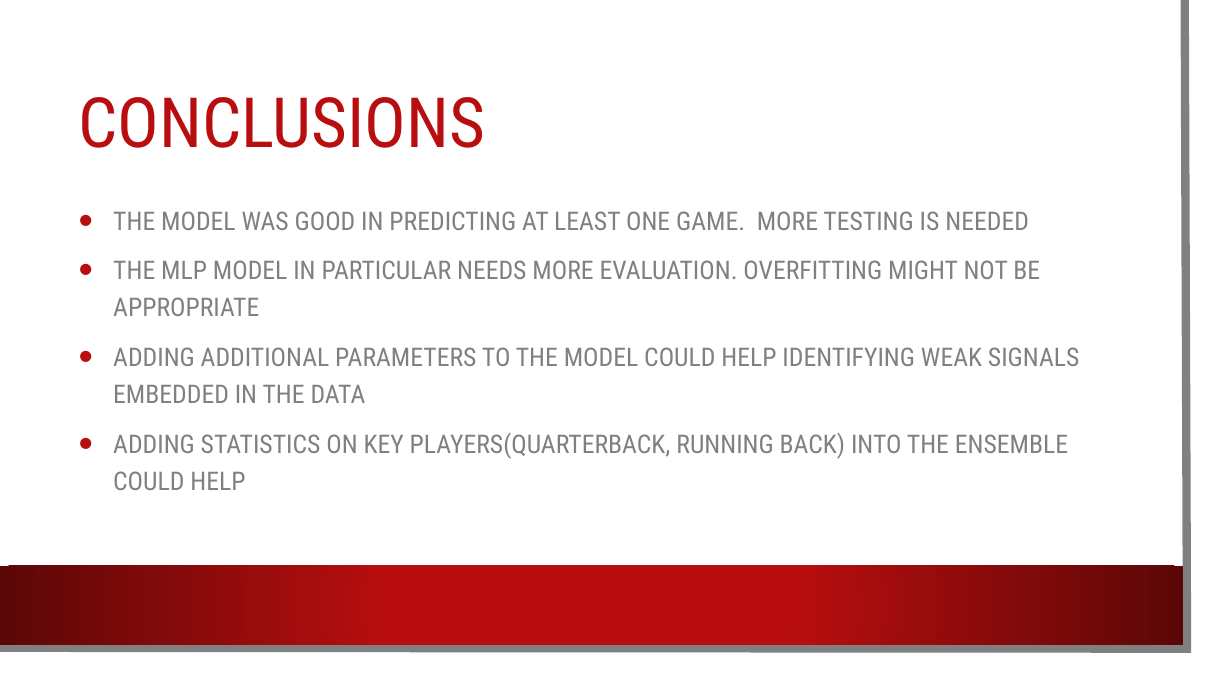
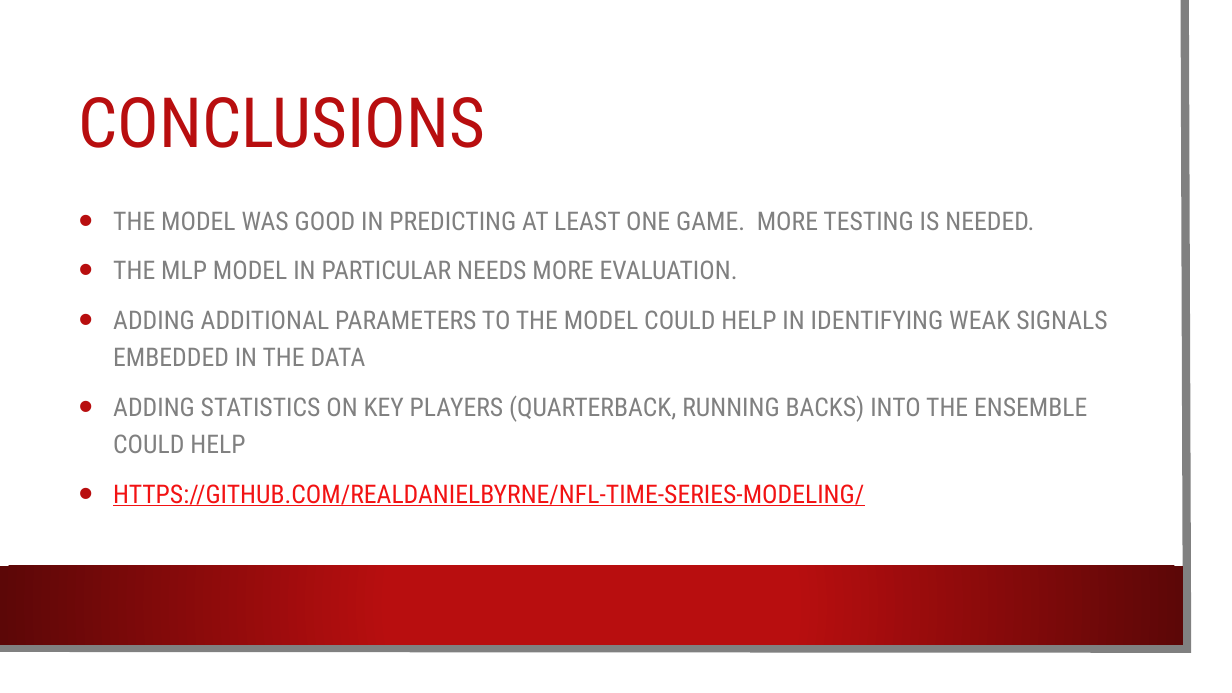
Before and after one commit to realdanielbyrne/NfL-Time-Series-Modeling, a slide deck: slide 18 of dbyrne_predicting_nfl_scores.pptx (slide 17 before the commit). Drawn at 1232x693 pixels with LibreOffice and Linux fonts; fonts in the diff are those of the drawing; background and template pictures are left out. Boxes give left, top, right and bottom in pixels: in the first picture for what was removed or moved away, otherwise in the second. Text is boxed around its words. In the diff, an @@ line names an element or a change of style, - is before the commit and + after.

```diff
--- a/dbyrne_predicting_nfl_scores.pptx
+++ b/dbyrne_predicting_nfl_scores.pptx
@@ text at (x1=113, y1=211, x2=1107, y2=506): text changed @@
-• THE MODEL WAS GOOD IN PREDICTING AT LEAST ONE GAME. MORE TESTING IS NEEDED
-• THE MLP MODEL IN PARTICULAR NEEDS MORE EVALUATION. OVERFITTING MIGHT NOT BE APPROPRIATE
-• ADDING ADDITIONAL PARAMETERS TO THE MODEL COULD HELP IDENTIFYING WEAK SIGNALS EMBEDDED IN THE DATA
-• ADDING STATISTICS ON KEY PLAYERS(QUARTERBACK, RUNNING BACK) INTO THE ENSEMBLE COULD HELP
+• THE MODEL WAS GOOD IN PREDICTING AT LEAST ONE GAME. MORE TESTING IS NEEDED.
+• THE MLP MODEL IN PARTICULAR NEEDS MORE EVALUATION.
+• ADDING ADDITIONAL PARAMETERS TO THE MODEL COULD HELP IN IDENTIFYING WEAK SIGNALS EMBEDDED IN THE DATA
+• ADDING STATISTICS ON KEY PLAYERS (QUARTERBACK, RUNNING BACKS) INTO THE ENSEMBLE COULD HELP
+• HTTPS://GITHUB.COM/REALDANIELBYRNE/NFL-TIME-SERIES-MODELING/
```
Also in this commit, not shown: 12 other slides changed, 1 slide added, 4 other files.
